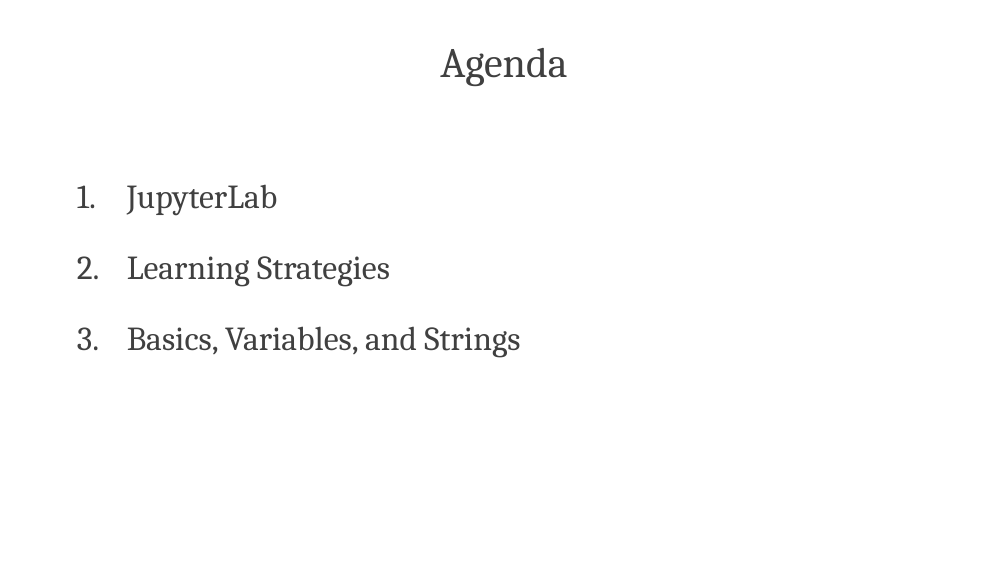
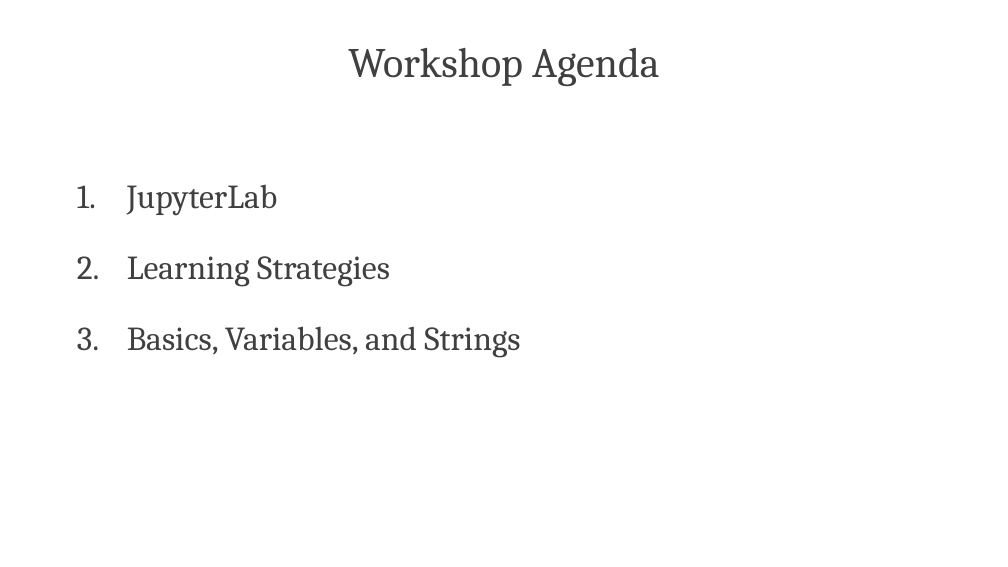
Before and after one commit to PracticumAI/python, a slide deck: slide 15 of presentations/01_getting_started.pptx (slide 2 before the commit). Drawn at 1008x567 pixels with LibreOffice and Linux fonts; fonts in the diff are those of the drawing. Boxes give left, top, right and bottom in pixels: in the first picture for what was removed or moved away, otherwise in the second. Text is boxed around its words. In the diff, an @@ line names an element or a change of style, - is before the commit and + after.

```diff
--- a/presentations/01_getting_started.pptx
+++ b/presentations/01_getting_started.pptx
@@ title at <box>348,48,659,86</box>: text changed @@
-Agenda
+Workshop Agenda
```
Also in this commit, not shown: 2 slides added, 7 slides removed, 4 other files.
